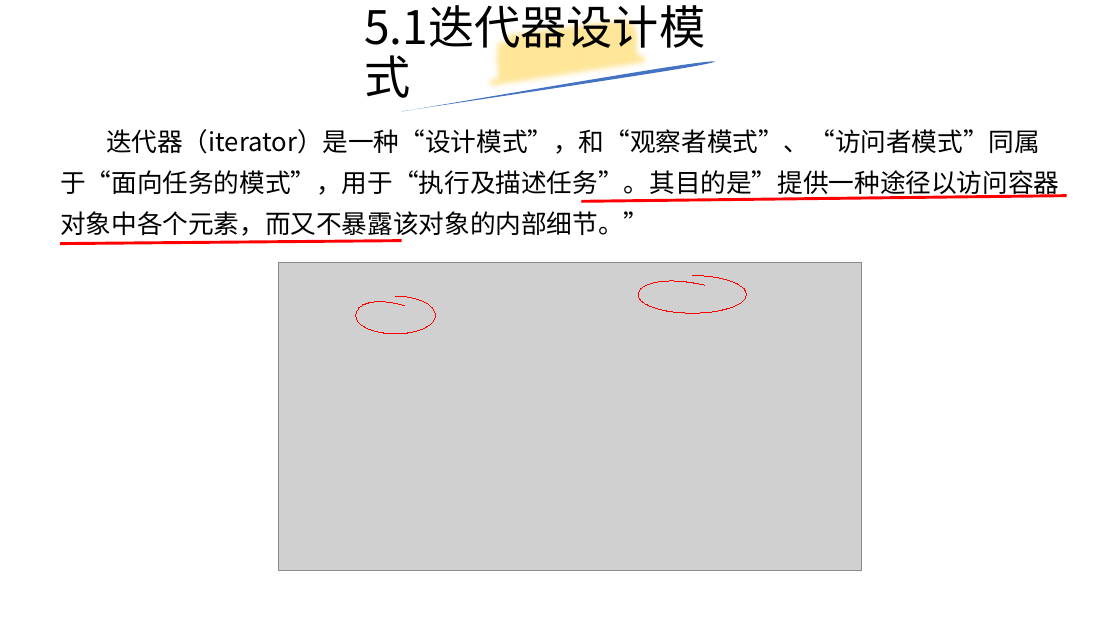
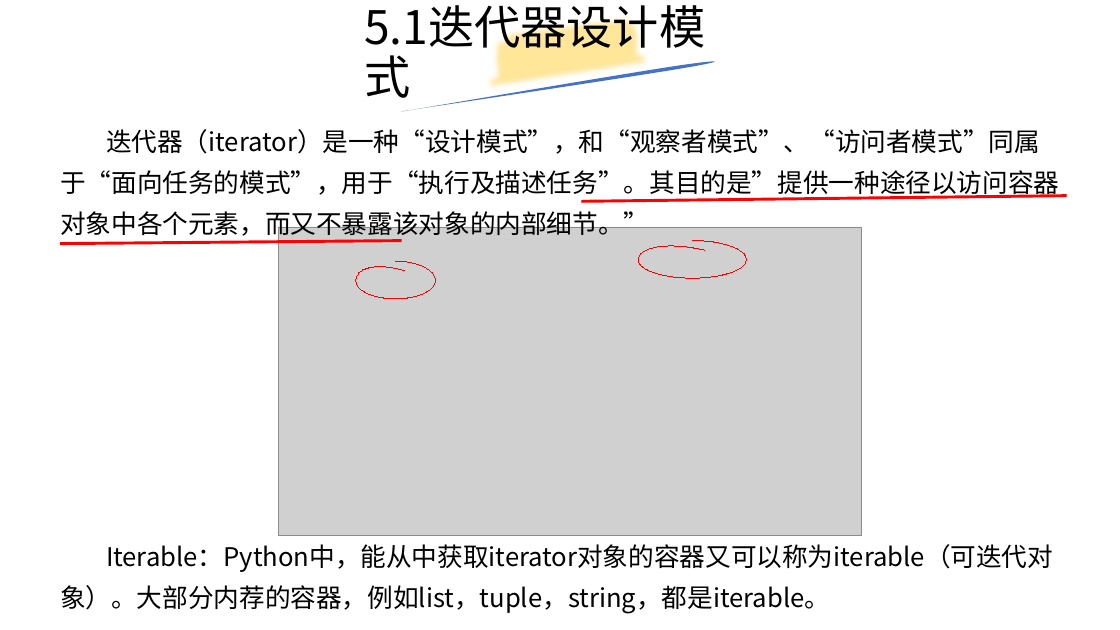
Before and after one commit to yiwenliu/CorePython, a slide deck: slide 27 of PPT/CorePython.pptx. Drawn at 1120x630 pixels with LibreOffice and Linux fonts; fonts in the diff are those of the drawing; grey boxes stand for pictures. Boxes give left, top, right and bottom in pixels: in the first picture for what was removed or moved away, otherwise in the second. Text is boxed around its words. In the diff, an @@ line names an element or a change of style, - is before the commit and + after.

```diff
--- a/PPT/CorePython.pptx
+++ b/PPT/CorePython.pptx
@@ 2 freeform shapes, 1 picture: place and size @@
-2 freeform shapes, 1 picture at box(278, 262, 861, 571)
+2 freeform shapes, 1 picture at box(278, 227, 861, 536)
@@ text added at box(60, 544, 1053, 613), 22 pt, text #000000 @@
+Iterable：Python中，能从中获取iterator对象的容器又可以称为iterable（可迭代对象）。大部分内荐的容器，例如list，tuple，string，都是iterable。
```
Also in this commit, not shown: 2 other slides changed, 1 slide added, 1 other file.
